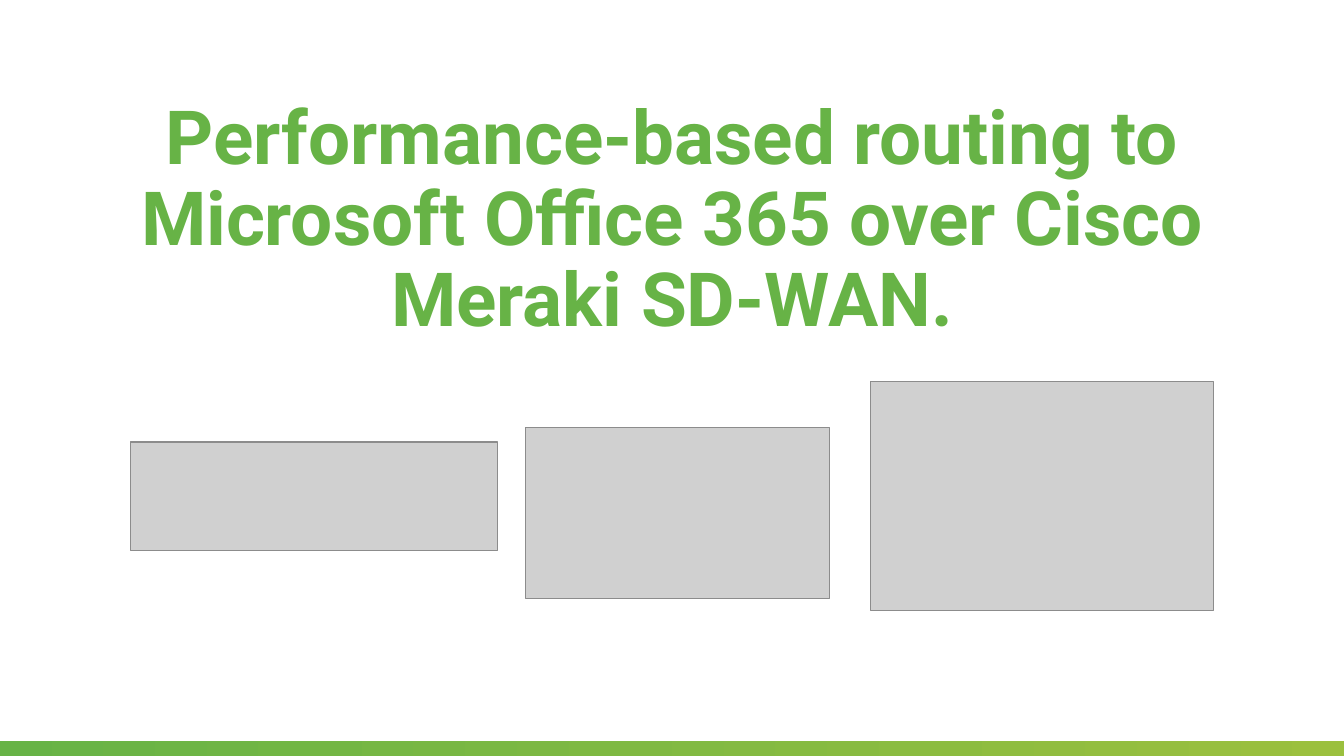
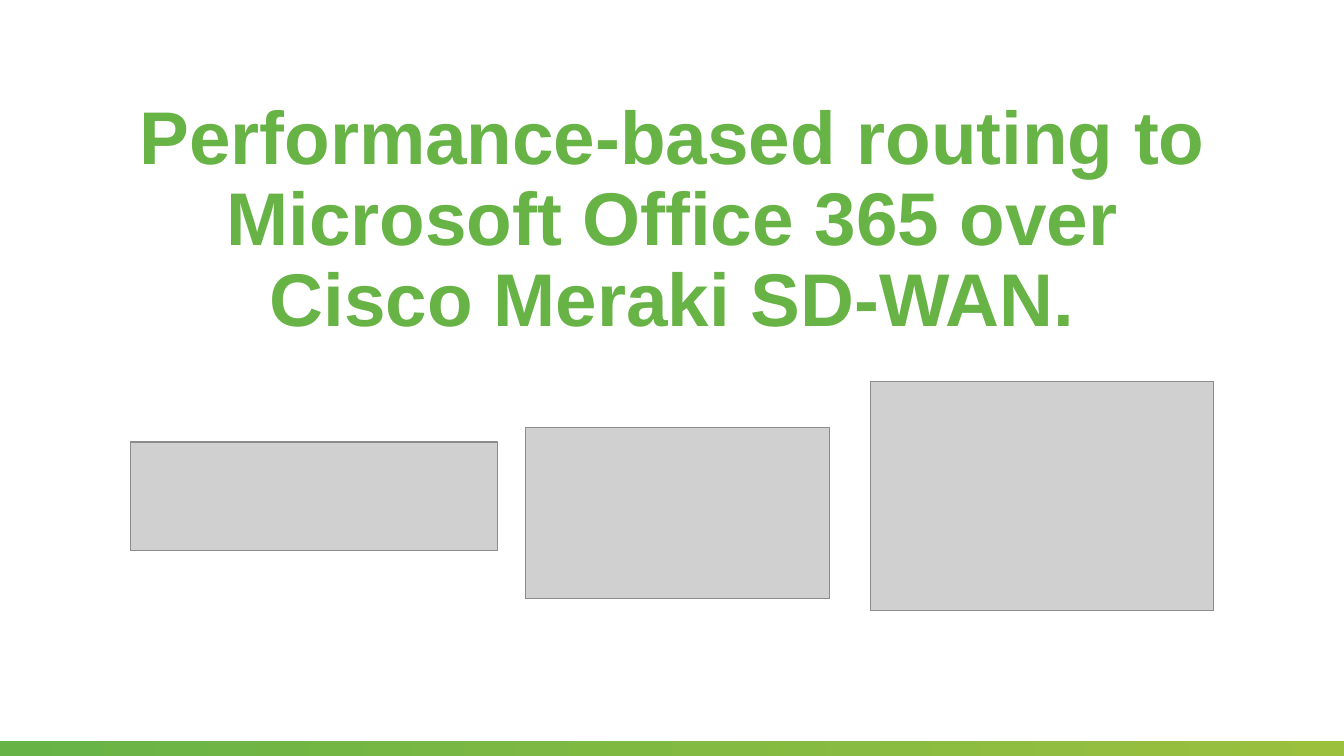
Before and after one commit to SalnikovAndrey/performance-based-routing-to-office-365-over-meraki-sd-wan, a slide deck: slide 1 of Problem-Solution overview.pptx. Drawn at 1344x756 pixels with LibreOffice and Linux fonts; fonts in the diff are those of the drawing; grey boxes stand for pictures; background and template pictures are left out. Boxes give left, top, right and bottom in pixels: in the first picture for what was removed or moved away, otherwise in the second. Text is boxed around its words. In the diff, an @@ line names an element or a change of style, - is before the commit and + after.

```diff
--- a/Problem-Solution overview.pptx
+++ b/Problem-Solution overview.pptx
@@ title "Performance-based routing to Microsoft Office ..." at box(139, 110, 1204, 327): font Roboto to Arial @@
```
Also in this commit, not shown: 4 other slides changed, 5 other files.
